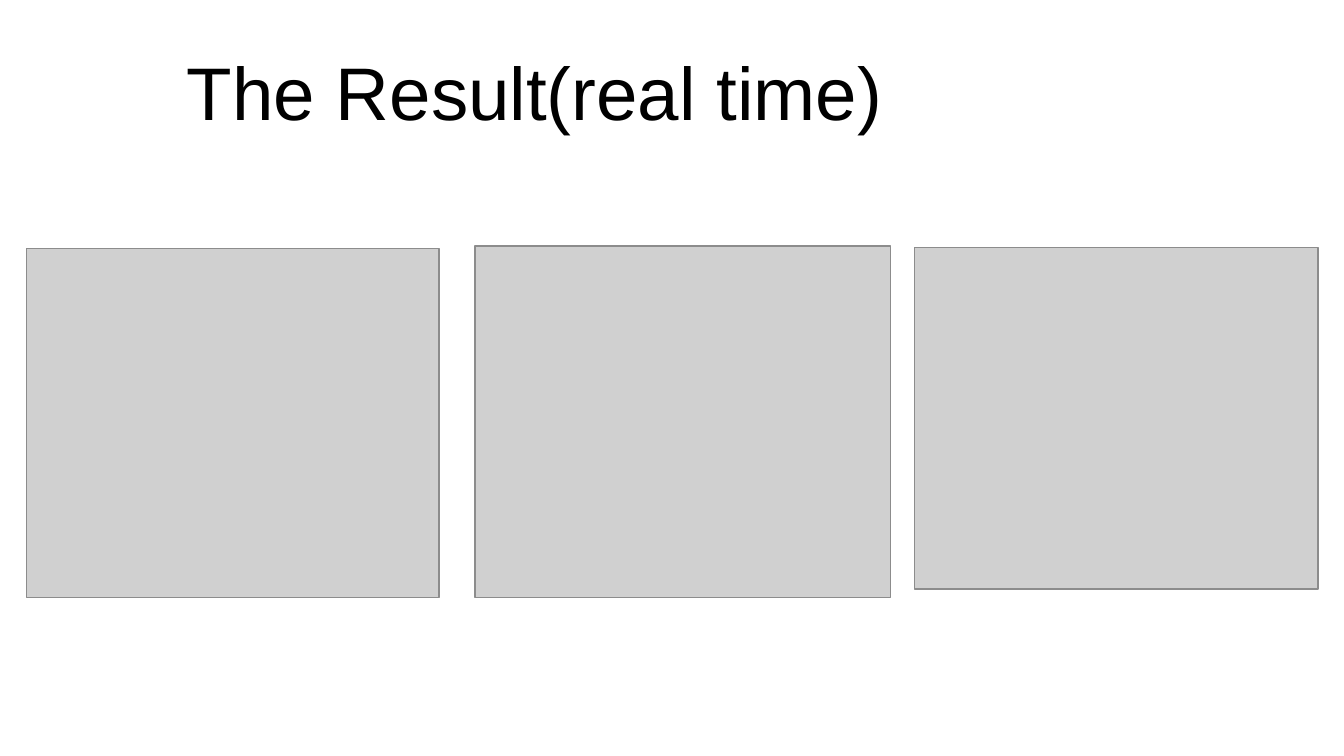
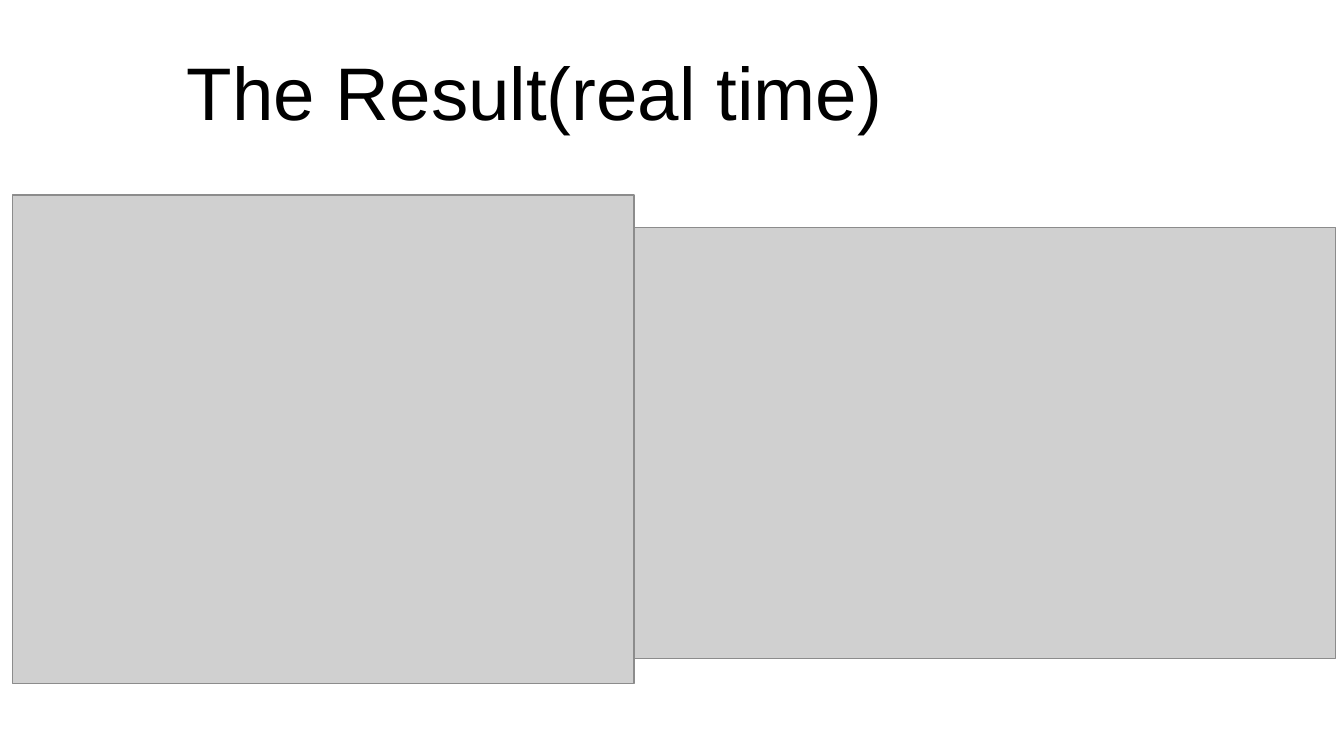
Before and after one commit to gdroumpalis/Megaman, a slide deck: slide 10 of Documents/FirstPresentation.pptx. Drawn at 1344x756 pixels with LibreOffice and Linux fonts; fonts in the diff are those of the drawing; grey boxes stand for pictures; background and template pictures are left out. Boxes give left, top, right and bottom in pixels: in the first picture for what was removed or moved away, otherwise in the second. Text is boxed around its words. In the diff, an @@ line names an element or a change of style, - is before the commit and + after.

Commit message:
Added two more images from pyqtgraph and modified presentation

```diff
--- a/Documents/FirstPresentation.pptx
+++ b/Documents/FirstPresentation.pptx
@@ picture added at box(12, 195, 634, 683) @@
@@ picture added at box(634, 227, 1335, 659) @@
@@ picture removed at box(27, 249, 439, 598) @@
@@ picture removed at box(476, 246, 890, 598) @@
@@ picture removed at box(915, 248, 1318, 589) @@
```
Also in this commit, not shown: 3 other slides changed, 2 other files.
